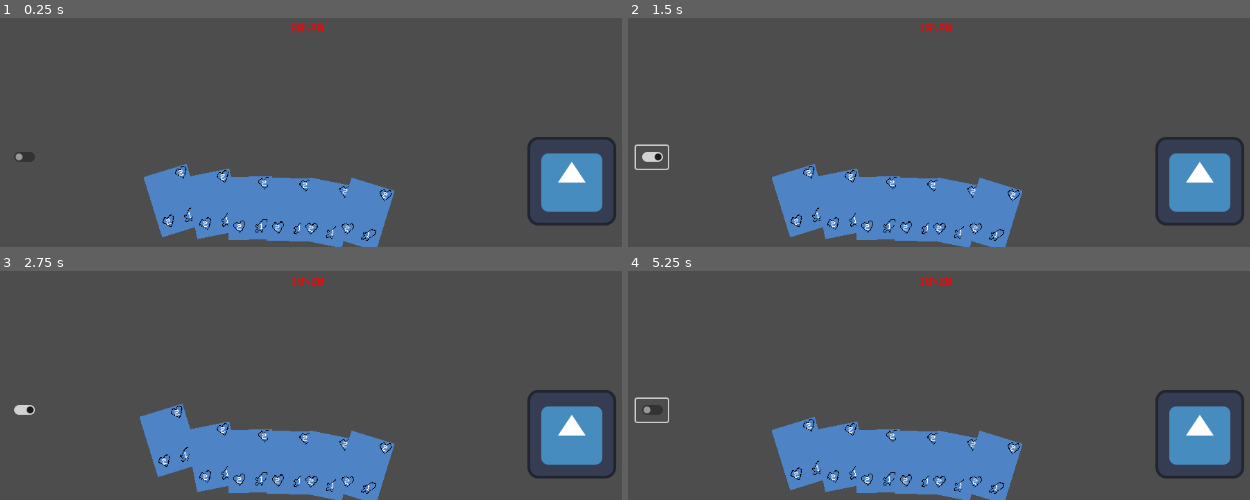
Above: before the commit, frames 1-4 (two rows, left to right).
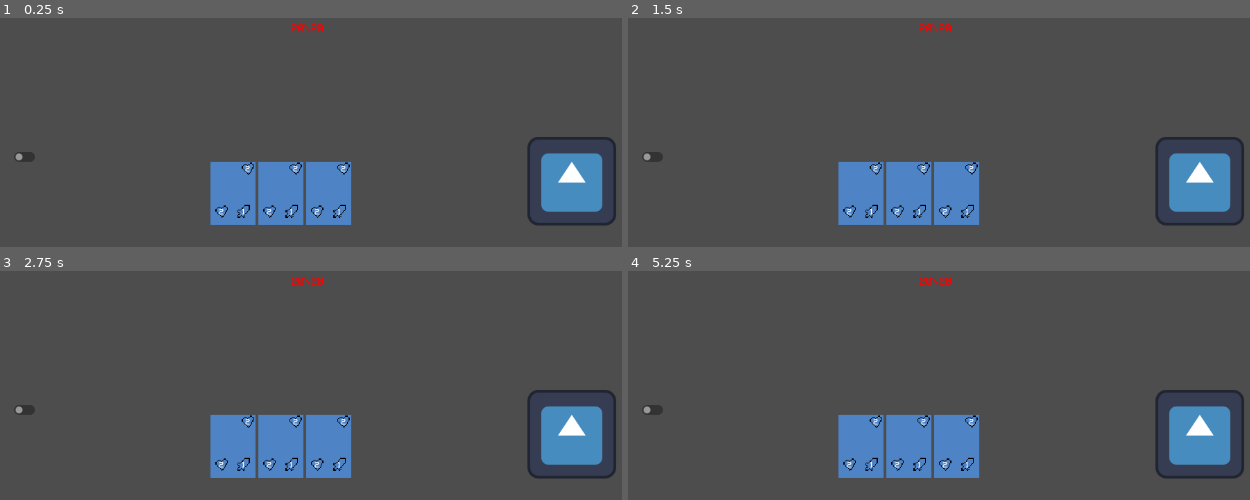
Above: after the commit, the same moments.

Repository: CraftMaster07/MonsterCardsClone
Game: Godot game, scene res://Scenes/board.tscn
Two runs of this game, one before a commit and one after it. Both use one fixed random seed, a clock stepped at 60 frames per second and the inputs below. The engine's default icon, where the game draws it, is replaced by a stand-in: a white triangle on a blue panel in a dark square.
Inputs (mouse positions are in pixels of both pictures, inside the frame that each line leads up to):
- Up to frame 1 (0.25 s): no input
- Up to frame 2 (1.5 s): click (802, 201) at 0.52 s; click (652, 157) at 1.25 s
- Up to frame 3 (2.75 s): click (174, 454) at 2.02 s
- Up to frame 4 (5.25 s): click (652, 410) at 2.75 s; click (802, 454) at 3.52 s; click (652, 410) at 4.25 s; tap Enter at 5 s; move the mouse to (outside the picture) at 5.02 s; click (outside the picture) at 5.1 s

The runs differ from the first frame. In frame 1, 8.1% of the frame differs, in the area x 23-64%, y 62-100%; in frame 2, 8.4%, in the area x 0-64%, y 2-100%; in frame 3, 8.4%; in frame 4, 8.3%.

Commit message:
Added card dragging feature

Diff:
--- a/monster-cards-clone/Scenes/board.tscn
+++ b/monster-cards-clone/Scenes/board.tscn
@@ -1,23 +1,9 @@
-[gd_scene load_steps=8 format=3 uid="uid://cfyktcr6rqnlf"]
+[gd_scene load_steps=5 format=3 uid="uid://cfyktcr6rqnlf"]
 
 [ext_resource type="Script" uid="uid://ctku11dgwh5at" path="res://scripts/board.gd" id="1_xiot5"]
-[ext_resource type="Script" uid="uid://cvdji822ocox7" path="res://scripts/hand.gd" id="2_8qlpv"]
-[ext_resource type="Texture2D" uid="uid://cjn63si50nhet" path="res://icon.svg" id="4_cp8jt"]
-[ext_resource type="PackedScene" uid="uid://syfm2kspvm70" path="res://scenes/player.tscn" id="5_dxjtj"]
-
-[sub_resource type="Curve" id="Curve_fv4ni"]
-_data = [Vector2(0, 0), 0.0, 1.0, 0, 1, Vector2(1, 1), 1.0, 0.0, 1, 0]
-point_count = 2
-
-[sub_resource type="Curve" id="Curve_dld2m"]
-_limits = [-1.0, 0.0, 0.0, 1.0]
-_data = [Vector2(0, -1), 0.0, 1.3377395, 0, 1, Vector2(0.5, 0), 0.0, 0.0, 0, 0, Vector2(1, -1), -2.0, 0.0, 0, 0]
-point_count = 3
-
-[sub_resource type="Curve" id="Curve_awg6w"]
-_limits = [-1.0, 1.0, 0.0, 1.0]
-_data = [Vector2(0, -1), 0.0, 0.0, 0, 0, Vector2(0.5, 0), 0.0, 0.0, 0, 0, Vector2(1, 1), 0.0, 0.0, 0, 0]
-point_count = 3
+[ext_resource type="PackedScene" uid="uid://b6obljxfl8pah" path="res://Scenes/hand.tscn" id="2_shhme"]
+[ext_resource type="Texture2D" uid="uid://ctqv487eubdiu" path="res://icon.svg" id="4_cp8jt"]
+[ext_resource type="PackedScene" uid="uid://syfm2kspvm70" path="res://Scenes/player.tscn" id="5_dxjtj"]
 
 [node name="Battle" type="Node2D"]
 script = ExtResource("1_xiot5")
@@ -26,14 +12,7 @@
 
 [node name="HandLayer" type="CanvasLayer" parent="."]
 
-[node name="Hand" type="Node2D" parent="HandLayer"]
-position = Vector2(560, 593)
-script = ExtResource("2_8qlpv")
-spread_curve = SubResource("Curve_fv4ni")
-height_curve = SubResource("Curve_dld2m")
-rotation_curve = SubResource("Curve_awg6w")
-HAND_WIDTH = 300.0
-HAND_HEIGHT = 0.0
+[node name="Hand" parent="HandLayer" instance=ExtResource("2_shhme")]
 
 [node name="Icon" type="Sprite2D" parent="."]
 position = Vector2(420, 229)
--- /dev/null
+++ b/monster-cards-clone/Scenes/hand.gd
@@ -0,0 +1,3 @@
+extends MarginContainer
+
+@onready var cards_container = $HBoxContainer
--- a/monster-cards-clone/Scenes/hand.tscn
+++ b/monster-cards-clone/Scenes/hand.tscn
@@ -1,5 +1,6 @@
-[gd_scene load_steps=2 format=3 uid="uid://b6obljxfl8pah"]
+[gd_scene load_steps=3 format=3 uid="uid://b6obljxfl8pah"]
 
+[ext_resource type="Script" uid="uid://bma3dob710djm" path="res://Scenes/hand.gd" id="1_u7o8q"]
 [ext_resource type="PackedScene" uid="uid://d2efqpfk6vwcm" path="res://Scenes/card.tscn" id="2_u7o8q"]
 
 [node name="Hand" type="MarginContainer"]
@@ -12,20 +13,19 @@
 grow_vertical = 0
 size_flags_horizontal = 4
 size_flags_vertical = 4
+script = ExtResource("1_u7o8q")
 
 [node name="HBoxContainer" type="HBoxContainer" parent="."]
 layout_mode = 2
 size_flags_horizontal = 4
 size_flags_vertical = 4
+theme_override_constants/separation = 4
 
 [node name="Card" parent="HBoxContainer" instance=ExtResource("2_u7o8q")]
 layout_mode = 2
-hover_height = null
 
 [node name="Card2" parent="HBoxContainer" instance=ExtResource("2_u7o8q")]
 layout_mode = 2
-hover_height = null
 
 [node name="Card3" parent="HBoxContainer" instance=ExtResource("2_u7o8q")]
 layout_mode = 2
-hover_height = null
--- a/monster-cards-clone/project.godot
+++ b/monster-cards-clone/project.godot
@@ -15,6 +15,14 @@
 config/features=PackedStringArray("4.5", "GL Compatibility")
 config/icon="res://icon.svg"
 
+[input]
+
+click={
+"deadzone": 0.2,
+"events": [Object(InputEventMouseButton,"resource_local_to_scene":false,"resource_name":"","device":-1,"window_id":0,"alt_pressed":false,"shift_pressed":false,"ctrl_pressed":false,"meta_pressed":false,"button_mask":1,"position":Vector2(397, 6),"global_position":Vector2(406, 54),"factor":1.0,"button_index":1,"canceled":false,"pressed":true,"double_click":false,"script":null)
+]
+}
+
 [rendering]
 
 textures/canvas_textures/default_texture_filter=0
--- a/monster-cards-clone/scenes/card.tscn
+++ b/monster-cards-clone/scenes/card.tscn
@@ -126,4 +126,5 @@
 
 [connection signal="mouse_entered" from="." to="." method="_on_mouse_entered"]
 [connection signal="mouse_exited" from="." to="." method="_on_mouse_exited"]
+[connection signal="button_down" from="CardButton" to="." method="_on_card_button_button_down"]
 [connection signal="button_up" from="CardButton" to="CardButton" method="_on_button_up"]
--- a/monster-cards-clone/scripts/card.gd
+++ b/monster-cards-clone/scripts/card.gd
@@ -5,7 +5,26 @@
 @export var animation_trans : Tween.TransitionType
 @onready var card_button := $CardButton
 @onready var base_position : Vector2 = card_button.position
+var touched: bool = false
+enum DragState {RESTING, DRAGGING, FINISHING_DRAGGING}
+var drag_state: DragState = DragState.RESTING
 var tween: Tween
+
+func _process(_delta: float) -> void:
+	if drag_state == DragState.DRAGGING:
+		card_button.global_position = get_global_mouse_position() - card_button.size/2
+
+func _input(event: InputEvent) -> void:
+	if event.is_action_released("click") and drag_state == DragState.DRAGGING:
+		drag_state = DragState.FINISHING_DRAGGING
+		if tween:
+			tween.kill()
+		tween = create_tween()
+		tween.tween_property(card_button, "position", base_position, 0.3).set_trans(Tween.TRANS_ELASTIC).set_ease(Tween.EASE_OUT)
+		await tween.finished
+		drag_state = DragState.RESTING
+		if card_button.is_hovered():
+			_on_mouse_entered()
 
 func update_base_position():
 	"""Updates the base_position variable to the current card_button position"""
@@ -13,6 +32,11 @@
 
 func _on_mouse_entered() -> void:
 	"""Animating the card when mouse is hovered over it"""
+	if drag_state != DragState.RESTING:
+		return
+	if not touched:
+		update_base_position()
+		touched = true
 	if tween:
 		tween.kill()
 	tween = create_tween()
@@ -20,7 +44,13 @@
 
 func _on_mouse_exited() -> void:
 	"""Animating the card when mouse leaves it"""
+	if drag_state != DragState.RESTING:
+		return
 	if tween:
 		tween.kill()
 	tween = create_tween()
 	tween.tween_property(card_button, "position", base_position, animation_length).set_trans(animation_trans)
+
+
+func _on_card_button_button_down() -> void:
+	drag_state = DragState.DRAGGING
--- a/monster-cards-clone/scripts/card_button.gd
+++ b/monster-cards-clone/scripts/card_button.gd
@@ -23,7 +23,6 @@
 signal card_selected(card)
 
 func _on_button_up() -> void:
-	print("hi")
 	card_selected.emit(self)
 
 
--- a/monster-cards-clone/scripts/hand.gd
+++ /dev/null
@@ -1,37 +0,0 @@
-extends Node2D
-
-const CARD = preload("res://scenes/card.tscn")
-
-var hand_ratio: float
-@export var spread_curve: Curve
-@export var height_curve: Curve
-@export var rotation_curve: Curve
-@export var HAND_WIDTH: float = 30.0
-@export var HAND_HEIGHT: float = 20.0
-@export var MAX_ROTATION: float = 0.3
-
-# Called when the node enters the scene tree for the first time.
-func _ready() -> void:
-	add_cards(6)
-	order_cards()
-
-
-# Called every frame. 'delta' is the elapsed time since the previous frame.
-func _process(_delta: float) -> void:
-	pass
-
-func add_cards(amount: int) -> void:
-	for _x in range(amount):
-		var card = CARD.instantiate()
-		add_child(card)
-
-func order_cards() -> void:
-	for card in get_children():
-		if get_child_count() > 1:
-			hand_ratio = float(card.get_index()) / float(get_child_count()-1)
-		else:
-			hand_ratio = 0.5
-		card.position.x += spread_curve.sample(hand_ratio) * HAND_WIDTH - HAND_WIDTH/2
-		card.position.y -= height_curve.sample(hand_ratio) * HAND_HEIGHT
-		print(height_curve.sample(hand_ratio))
-		card.rotation = rotation_curve.sample(hand_ratio) * MAX_ROTATION
Not shown, added: monster-cards-clone/Scenes/hand.gd.uid
Not shown, removed: monster-cards-clone/scripts/hand.gd.uid
